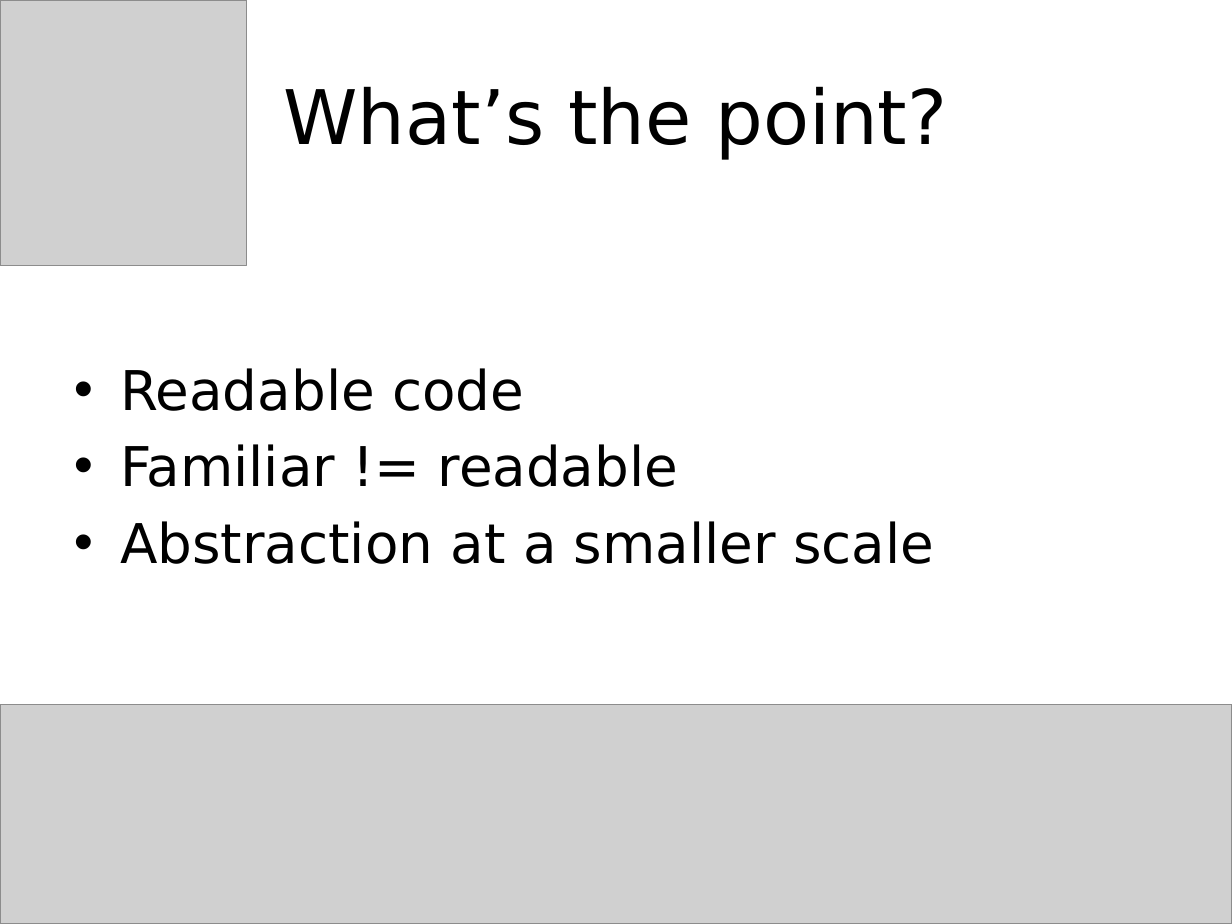
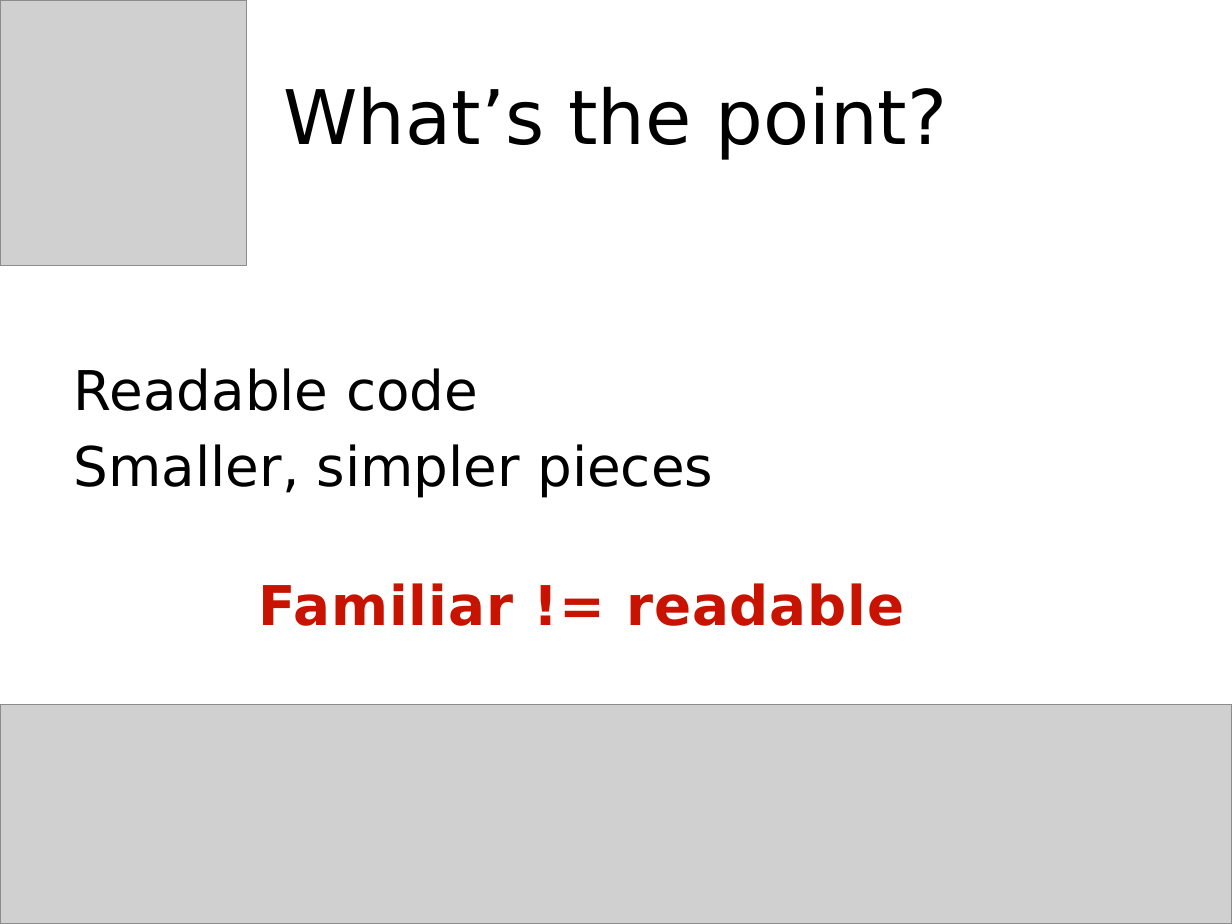
Before and after one commit to jessitron/fp4ood, a slide deck: slide 55 of FunctionalEye.pptx (slide 29 before the commit). Drawn at 1232x924 pixels with LibreOffice and Linux fonts; fonts in the diff are those of the drawing; grey boxes stand for pictures; background and template pictures are left out. Boxes give left, top, right and bottom in pixels: in the first picture for what was removed or moved away, otherwise in the second. Text is boxed around its words. In the diff, an @@ line names an element or a change of style, - is before the commit and + after.

```diff
--- a/FunctionalEye.pptx
+++ b/FunctionalEye.pptx
@@ text at (74,368,478,411): bullet • to none @@
@@ text at (74,444,713,498): text changed @@
-• Familiar != readable
-• Abstraction at a smaller scale
+Smaller, simpler pieces
@@ text added at (258,583,904,626), 32 pt, text gradient #C81300 to #8D0D00, bold @@
+Familiar != readable
```
Also in this commit, not shown: 39 other slides changed, 37 slides added, 4 slides removed, 43 other files.
